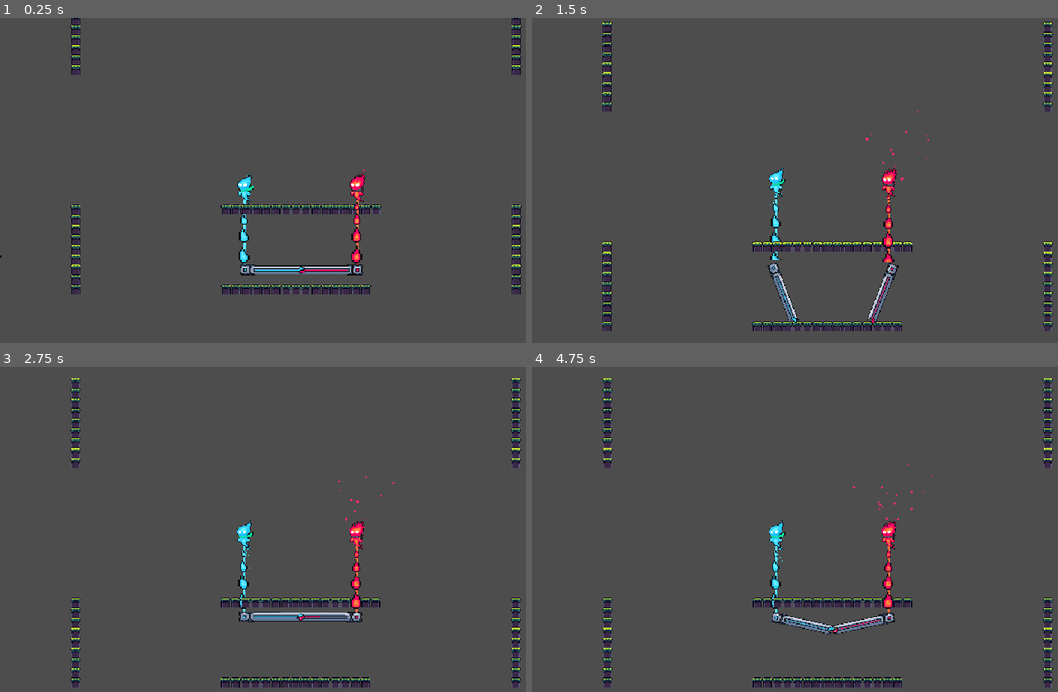
Above: before the commit, frames 1-4 (two rows, left to right).
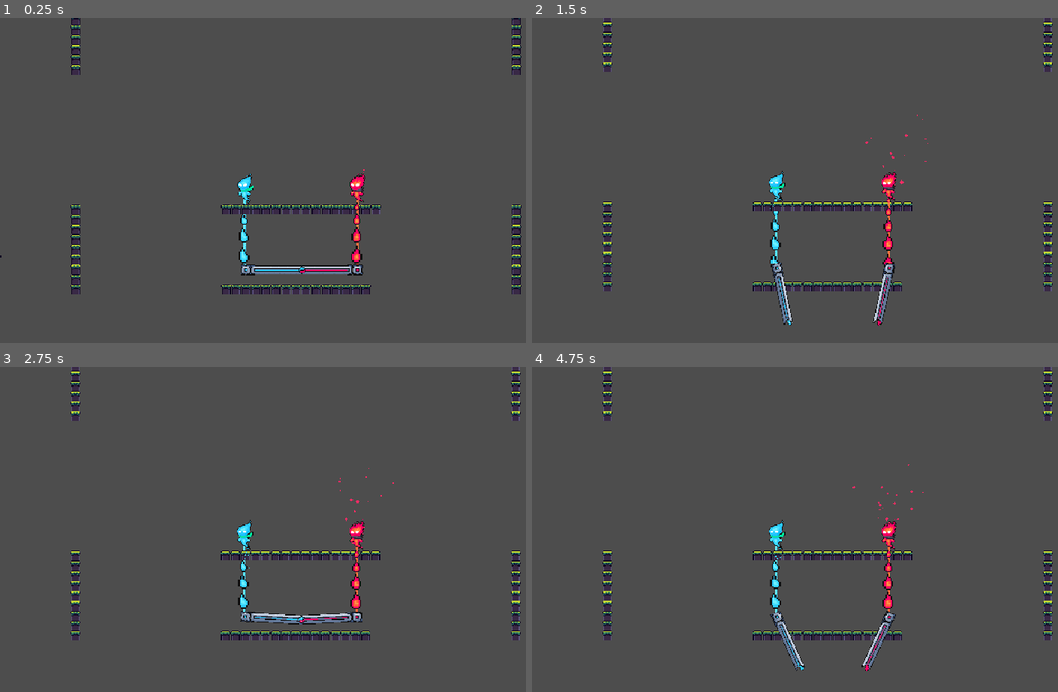
Above: after the commit, the same moments.

Repository: Valentino-02/GameDevJam
Game: Godot game, scene res://src/scenes/Game/Levels/Level1.tscn
The game is run twice, just before and just after one commit, with the same random seed, the same clock (stepped at 60 frames per second) and the same inputs. This scene is started directly instead of the project's main scene. Sound files missing from this copy of the repository are replaced by a short silence.
Inputs (mouse positions are in pixels of both pictures, inside the frame that each line leads up to):
- Up to frame 1 (0.25 s): no input
- Up to frame 2 (1.5 s): tap Enter at 0.5 s; move the mouse to (800, 255) at 0.52 s; hold Space (Drop) 0.53-1.28 s; click (800, 255) at 0.67 s; move the mouse to (1010, 235) at 1.27 s; tap Space (Drop) at 1.35 s; click (1010, 235) at 1.42 s
- Up to frame 3 (2.75 s): move the mouse to (120, 484) at 2.02 s; hold E (Interact) from 2.03 s (still down); click (120, 484) at 2.17 s; tap Space (Drop) at 2.3 s
- Up to frame 4 (4.75 s): move the mouse to (863, 536) at 2.77 s; release E (Interact) at 2.78 s; tap Space (Drop) at 2.85, 4.55 s; click (863, 536) at 2.92 s; move the mouse to (742, 451) at 3.52 s; hold Space (Drop) 3.53-4.28 s; click (742, 451) at 3.67 s; move the mouse to (963, 519) at 4.27 s; tap E (Interact) at 4.35 s; click (963, 519) at 4.42 s

The runs differ from the first frame. In frame 1, less than 0.1% of the frame differs, in the area x 45-68%, y 75-80%; in frame 2, 6.0%; in frame 3, 6.1%; in frame 4, 6.5%, in the area x 13-100%, y 0-99%.

Commit message:
Platform Doors Tweaks + Rope Particle Bug Fix (#74)
* fixed the rope particle bug during cutscenes

* changed the cargo dropping to be more responsive, it might be slightly easier to pickup cargo but not really

Diff:
--- a/src/scenes/Game/PlayerCharacter/Platform.gd
+++ b/src/scenes/Game/PlayerCharacter/Platform.gd
@@ -2,59 +2,40 @@
 
 @export_custom(PROPERTY_HINT_NONE,"suffix:s") var cargo_drop_time: float = 1.5
 
-@onready var _animator: AnimationPlayer = $AnimationPlayer
-@onready var _staticPlatform: Node2D = $StaticPlatform
-@onready var _animatedPlatform: Node2D = $AnimatedPlatform
-@onready var _staticPlatformCollider: CollisionShape2D = $StaticPlatformCollider
 @onready var _leftPlatformCollider: CollisionShape2D = $LeftPlatformCollider
 @onready var _rightPlatformCollider: CollisionShape2D = $RightPlatformCollider
+@onready var _leftSprite : Sprite2D = get_node("LeftPlatform")
+@onready var _rightSprite : Sprite2D = get_node("RightPlatform")
 @onready var _lplayer : Character = get_node("../LeftCharacter")
 @onready var _rplayer : Character = get_node("../RightCharacter")
 
-signal _dropRelease
+var _currentAngle : float = 0
+const MAX_ANGLE : float =  PI / 2.2
+const OPEN_SPEED : float = PI / 1.2
+const CLOSE_SPEED : float = -PI / 2.5
 
 func _physics_process(delta: float) -> void:
 	self.gravity_scale = 0.0 if _noPlayerInput() else 0.6
+	if Input.is_action_pressed("Drop"):
+		_rotateCargoDoors(OPEN_SPEED * delta)
+	elif _currentAngle > 0: #If we aren't trying to open, then try to close
+		_rotateCargoDoors(CLOSE_SPEED * delta)
+
+##keep the animation as close doors, if we want to drop, play in reverse until we want to resume...?
+
 func _noPlayerInput() -> bool:
 	return _lplayer.outputDir == Vector2.ZERO and _rplayer.outputDir == Vector2.ZERO
 
-var _dropping: bool = false
+func _rotateCargoDoors(angleDelta : float):
+	_currentAngle = clampf( _currentAngle + angleDelta, 0, MAX_ANGLE)
+	_setRotations(_currentAngle)
 
-func _input(event: InputEvent) -> void:
-	if event.is_action("Drop"):
-		_dropCargo()
-	if event.is_action_released("Drop"):
-		if _animator.is_playing():
-			await _animator.animation_finished
-		_dropRelease.emit()
+func _setRotations(angle : float):
+	_leftPlatformCollider.rotation = angle
+	_rightPlatformCollider.rotation = -angle
+	_leftSprite.rotation = angle
+	_rightSprite.rotation = -angle
 
-func _dropCargo() -> void:
-	if _dropping: return
-	_dropping = true
-	_open()
-	await _dropRelease
-	await _close()
-	_dropping = false
-
-
-func _cargoDoors(open:bool) -> void:
-	var animationName = "openDoors" if open else "closeDoors"
-	_animator.play(animationName)
-
-func _open() -> void:
-	_leftPlatformCollider.disabled = false
-	_rightPlatformCollider.disabled = false
-	_staticPlatformCollider.disabled = true
-	_animatedPlatform.show()
-	_staticPlatform.hide()
-	_cargoDoors(true)
-
-func _close() -> void:
-	_cargoDoors(false)
-	await _animator.animation_finished
-	_staticPlatformCollider.disabled = false
-	_leftPlatformCollider.disabled = true
-	_rightPlatformCollider.disabled = true
-	_staticPlatform.show()
-	_animatedPlatform.hide()
-	set_collision_layer_value(4, true)
+##Maybe apply a little help to crates in the middle so that they can get picked up more easily?
+func _applyCrateLift():
+	pass
--- a/src/scenes/Game/PlayerCharacter/PlayerCharacter.tscn
+++ b/src/scenes/Game/PlayerCharacter/PlayerCharacter.tscn
@@ -11,7 +11,6 @@
 [ext_resource type="Texture2D" uid="uid://lpbdhsa8748t" path="res://assets/images/playerCharacters/PlainParticle.png" id="6_08p4k"]
 [ext_resource type="Texture2D" uid="uid://ceolfke3unw6r" path="res://assets/images/playerCharacters/RopeFireSprite.png" id="6_qgvce"]
 [ext_resource type="Texture2D" uid="uid://ds2cnexx61vm6" path="res://assets/images/playerCharacters/Fire Elemental O.png" id="7_j2hj5"]
-[ext_resource type="Texture2D" uid="uid://djhriutvg3jms" path="res://assets/images/playerCharacters/Platform1.png" id="9_j2hj5"]
 [ext_resource type="PackedScene" uid="uid://cat8ed8simsd7" path="res://src/scenes/Game/Components/RainObstacle/SplashParticles.tscn" id="11_08p4k"]
 [ext_resource type="Texture2D" uid="uid://ck1y506rcv7wn" path="res://assets/images/playerCharacters/Platform1_FireSide.png" id="14_aou6w"]
 [ext_resource type="Texture2D" uid="uid://dpjq6dkeeppxp" path="res://assets/images/playerCharacters/Platform1_WaterSide.png" id="15_hu46i"]
@@ -109,195 +108,11 @@
 bounce = 1.0
 absorbent = true
 
-[sub_resource type="RectangleShape2D" id="RectangleShape2D_pv250"]
-size = Vector2(193, 14)
-
-[sub_resource type="RectangleShape2D" id="RectangleShape2D_hu46i"]
-size = Vector2(99, 14)
-
-[sub_resource type="Animation" id="Animation_vt20b"]
-length = 0.001
-tracks/0/type = "value"
-tracks/0/imported = false
-tracks/0/enabled = true
-tracks/0/path = NodePath("AnimatedPlatform/RightPlatform:rotation")
-tracks/0/interp = 1
-tracks/0/loop_wrap = true
-tracks/0/keys = {
-"times": PackedFloat32Array(0),
-"transitions": PackedFloat32Array(1),
-"update": 0,
-"values": [0.0]
-}
-tracks/1/type = "value"
-tracks/1/imported = false
-tracks/1/enabled = true
-tracks/1/path = NodePath("AnimatedPlatform/LeftPlatform:rotation")
-tracks/1/interp = 1
-tracks/1/loop_wrap = true
-tracks/1/keys = {
-"times": PackedFloat32Array(0),
-"transitions": PackedFloat32Array(1),
-"update": 0,
-"values": [0.0]
-}
-
-[sub_resource type="Animation" id="Animation_aou6w"]
-resource_name = "closeDoors"
-tracks/0/type = "value"
-tracks/0/imported = false
-tracks/0/enabled = true
-tracks/0/path = NodePath("AnimatedPlatform/LeftPlatform:rotation")
-tracks/0/interp = 1
-tracks/0/loop_wrap = true
-tracks/0/keys = {
-"times": PackedFloat32Array(0, 1),
-"transitions": PackedFloat32Array(1, 1),
-"update": 0,
-"values": [1.309, 0.0]
-}
-tracks/1/type = "value"
-tracks/1/imported = false
-tracks/1/enabled = true
-tracks/1/path = NodePath("AnimatedPlatform/RightPlatform:rotation")
-tracks/1/interp = 1
-tracks/1/loop_wrap = true
-tracks/1/keys = {
-"times": PackedFloat32Array(0, 1),
-"transitions": PackedFloat32Array(1, 1),
-"update": 0,
-"values": [-1.309, 0.0]
-}
-tracks/2/type = "value"
-tracks/2/imported = false
-tracks/2/enabled = true
-tracks/2/path = NodePath("RightPlatformCollider:position")
-tracks/2/interp = 1
-tracks/2/loop_wrap = true
-tracks/2/keys = {
-"times": PackedFloat32Array(0, 0.4, 0.7333, 1),
-"transitions": PackedFloat32Array(1, 1, 1, 1),
-"update": 0,
-"values": [Vector2(85.318, 47.3304), Vector2(63.128, 34.25), Vector2(52.238, 17.38), Vector2(48, 0)]
-}
-tracks/3/type = "value"
-tracks/3/imported = false
-tracks/3/enabled = true
-tracks/3/path = NodePath("RightPlatformCollider:rotation")
-tracks/3/interp = 1
-tracks/3/loop_wrap = true
-tracks/3/keys = {
-"times": PackedFloat32Array(0, 1),
-"transitions": PackedFloat32Array(1, 1),
-"update": 0,
-"values": [-1.309, 0.0]
-}
-tracks/4/type = "value"
-tracks/4/imported = false
-tracks/4/enabled = true
-tracks/4/path = NodePath("LeftPlatformCollider:position")
-tracks/4/interp = 1
-tracks/4/loop_wrap = true
-tracks/4/keys = {
-"times": PackedFloat32Array(0, 0.3333, 0.6, 1),
-"transitions": PackedFloat32Array(1, 1, 1, 1),
-"update": 0,
-"values": [Vector2(-84.1886, 47.8134), Vector2(-64.733, 38.861), Vector2(-53.35, 25.381), Vector2(-48, 0)]
-}
-tracks/5/type = "value"
-tracks/5/imported = false
-tracks/5/enabled = true
-tracks/5/path = NodePath("LeftPlatformCollider:rotation")
-tracks/5/interp = 1
-tracks/5/loop_wrap = true
-tracks/5/keys = {
-"times": PackedFloat32Array(0, 1),
-"transitions": PackedFloat32Array(1, 1),
-"update": 0,
-"values": [1.309, 0.0]
-}
-
-[sub_resource type="Animation" id="Animation_qgvce"]
-resource_name = "openDoors"
-tracks/0/type = "value"
-tracks/0/imported = false
-tracks/0/enabled = true
-tracks/0/path = NodePath("AnimatedPlatform/RightPlatform:rotation")
-tracks/0/interp = 1
-tracks/0/loop_wrap = true
-tracks/0/keys = {
-"times": PackedFloat32Array(0, 1),
-"transitions": PackedFloat32Array(1, 1),
-"update": 0,
-"values": [0.0, -1.309]
-}
-tracks/1/type = "value"
-tracks/1/imported = false
-tracks/1/enabled = true
-tracks/1/path = NodePath("AnimatedPlatform/LeftPlatform:rotation")
-tracks/1/interp = 1
-tracks/1/loop_wrap = true
-tracks/1/keys = {
-"times": PackedFloat32Array(0, 1),
-"transitions": PackedFloat32Array(1, 1),
-"update": 0,
-"values": [0.0, 1.309]
-}
-tracks/2/type = "value"
-tracks/2/imported = false
-tracks/2/enabled = true
-tracks/2/path = NodePath("LeftPlatformCollider:position")
-tracks/2/interp = 1
-tracks/2/loop_wrap = true
-tracks/2/keys = {
-"times": PackedFloat32Array(0, 0.4, 0.666667, 1),
-"transitions": PackedFloat32Array(1, 1, 1, 1),
-"update": 0,
-"values": [Vector2(-48, 0), Vector2(-53.35, 25.381), Vector2(-64.733, 38.861), Vector2(-84.1886, 47.8134)]
-}
-tracks/3/type = "value"
-tracks/3/imported = false
-tracks/3/enabled = true
-tracks/3/path = NodePath("LeftPlatformCollider:rotation")
-tracks/3/interp = 1
-tracks/3/loop_wrap = true
-tracks/3/keys = {
-"times": PackedFloat32Array(0, 1),
-"transitions": PackedFloat32Array(1, 1),
-"update": 0,
-"values": [0.0, 1.309]
-}
-tracks/4/type = "value"
-tracks/4/imported = false
-tracks/4/enabled = true
-tracks/4/path = NodePath("RightPlatformCollider:rotation")
-tracks/4/interp = 1
-tracks/4/loop_wrap = true
-tracks/4/keys = {
-"times": PackedFloat32Array(0, 1),
-"transitions": PackedFloat32Array(1, 1),
-"update": 0,
-"values": [0.0, -1.309]
-}
-tracks/5/type = "value"
-tracks/5/imported = false
-tracks/5/enabled = true
-tracks/5/path = NodePath("RightPlatformCollider:position")
-tracks/5/interp = 1
-tracks/5/loop_wrap = true
-tracks/5/keys = {
-"times": PackedFloat32Array(0, 0.266667, 0.6, 1),
-"transitions": PackedFloat32Array(1, 1, 1, 1),
-"update": 0,
-"values": [Vector2(48, 0), Vector2(52.238, 17.38), Vector2(63.128, 34.25), Vector2(85.318, 47.3304)]
-}
-
-[sub_resource type="AnimationLibrary" id="AnimationLibrary_aou6w"]
-_data = {
-&"RESET": SubResource("Animation_vt20b"),
-&"closeDoors": SubResource("Animation_aou6w"),
-&"openDoors": SubResource("Animation_qgvce")
-}
+[sub_resource type="ConvexPolygonShape2D" id="ConvexPolygonShape2D_aou6w"]
+points = PackedVector2Array(87, -7, 89, 3, 97, 7, -6, 7, -6, -7)
+
+[sub_resource type="ConvexPolygonShape2D" id="ConvexPolygonShape2D_hu46i"]
+points = PackedVector2Array(7, 7, 7, -7, -84, -7, -86, 3, -93, 7)
 
 [node name="PlayerCharacter" type="Node2D"]
 
@@ -309,6 +124,7 @@
 
 [node name="LeftRope" type="Line2D" parent="." node_paths=PackedStringArray("character", "platform", "platform_attachement")]
 unique_name_in_owner = true
+process_mode = 3
 z_index = -2
 texture_repeat = 2
 width = 3.0
@@ -351,6 +167,7 @@
 
 [node name="RightRope" type="Line2D" parent="." node_paths=PackedStringArray("character", "platform", "platform_attachement")]
 unique_name_in_owner = true
+process_mode = 3
 texture_repeat = 2
 width = 3.0
 texture = ExtResource("6_qgvce")
@@ -502,45 +319,34 @@
 physics_interpolation_mode = 1
 position = Vector2(0, 25)
 collision_layer = 232
+collision_mask = 17
 mass = 10.0
 physics_material_override = SubResource("PhysicsMaterial_hu46i")
+center_of_mass_mode = 1
 angular_damp = 24.182
 script = ExtResource("3_ct1ul")
 
-[node name="StaticPlatformCollider" type="CollisionShape2D" parent="Platform"]
-shape = SubResource("RectangleShape2D_pv250")
-
-[node name="RightPlatformCollider" type="CollisionShape2D" parent="Platform"]
-position = Vector2(48, 0)
-shape = SubResource("RectangleShape2D_hu46i")
-disabled = true
-
-[node name="LeftPlatformCollider" type="CollisionShape2D" parent="Platform"]
-position = Vector2(-48, 0)
-shape = SubResource("RectangleShape2D_hu46i")
-disabled = true
-
-[node name="StaticPlatform" type="Node2D" parent="Platform"]
-
-[node name="Sprite2D" type="Sprite2D" parent="Platform/StaticPlatform"]
-texture = ExtResource("9_j2hj5")
-region_rect = Rect2(144, 36, 55, 18)
-
-[node name="AnimatedPlatform" type="Node2D" parent="Platform"]
-
-[node name="RightPlatform" type="Sprite2D" parent="Platform/AnimatedPlatform"]
-position = Vector2(98, 0)
+[node name="RightPlatform" type="Sprite2D" parent="Platform"]
+position = Vector2(91, 0)
 texture = ExtResource("14_aou6w")
 centered = false
-offset = Vector2(-101, -8.5)
+offset = Vector2(-94, -8.5)
 region_rect = Rect2(98, 0, 98, 17)
 
-[node name="LeftPlatform" type="Sprite2D" parent="Platform/AnimatedPlatform"]
-position = Vector2(-97, 0)
+[node name="LeftPlatform" type="Sprite2D" parent="Platform"]
+position = Vector2(-89, 0)
 texture = ExtResource("15_hu46i")
 centered = false
-offset = Vector2(0, -8.5)
+offset = Vector2(-7, -8.5)
 region_rect = Rect2(0, 0, 98, 17)
+
+[node name="LeftPlatformCollider" type="CollisionShape2D" parent="Platform"]
+position = Vector2(-90, 0)
+shape = SubResource("ConvexPolygonShape2D_aou6w")
+
+[node name="RightPlatformCollider" type="CollisionShape2D" parent="Platform"]
+position = Vector2(90, 0)
+shape = SubResource("ConvexPolygonShape2D_hu46i")
 
 [node name="Left Attachment" type="Node2D" parent="Platform"]
 position = Vector2(-90, -5)
@@ -548,11 +354,6 @@
 [node name="Right Attachment" type="Node2D" parent="Platform"]
 position = Vector2(90, -5)
 
-[node name="AnimationPlayer" type="AnimationPlayer" parent="Platform"]
-libraries = {
-&"": SubResource("AnimationLibrary_aou6w")
-}
-
 [node name="SplashParticles" parent="Platform" instance=ExtResource("11_08p4k")]
 position = Vector2(-85, -13)
 
--- a/src/scenes/Game/PlayerCharacter/Rope.gd
+++ b/src/scenes/Game/PlayerCharacter/Rope.gd
@@ -18,7 +18,7 @@
 func _physics_process(_delta):
 	# Update line points
 	points = [to_local(character.global_position), to_local(platform_attachement.global_position)]
-	_updateSpringForce()
+	if get_tree().paused == false : _updateSpringForce()
 	_updateRopeParticles()
 
 func _updateSpringForce():
Not shown: 1 places in src/scenes/Game/PlayerCharacter/PlayerCharacter.tscn that only renumber resources
